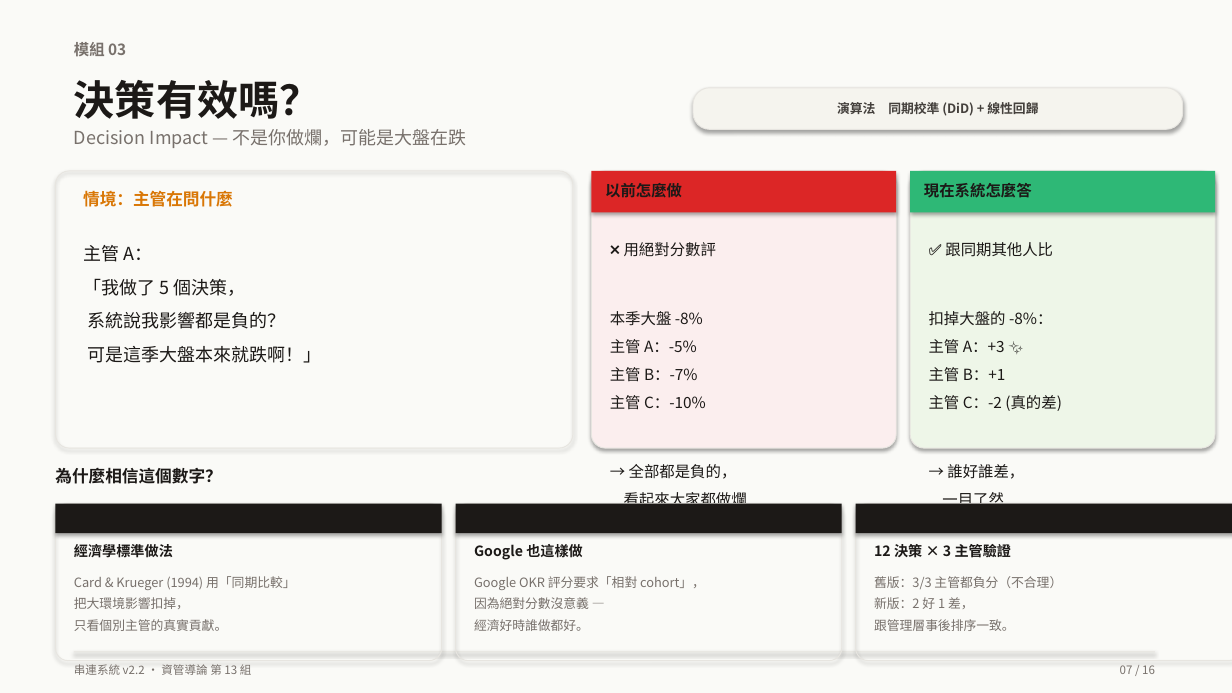
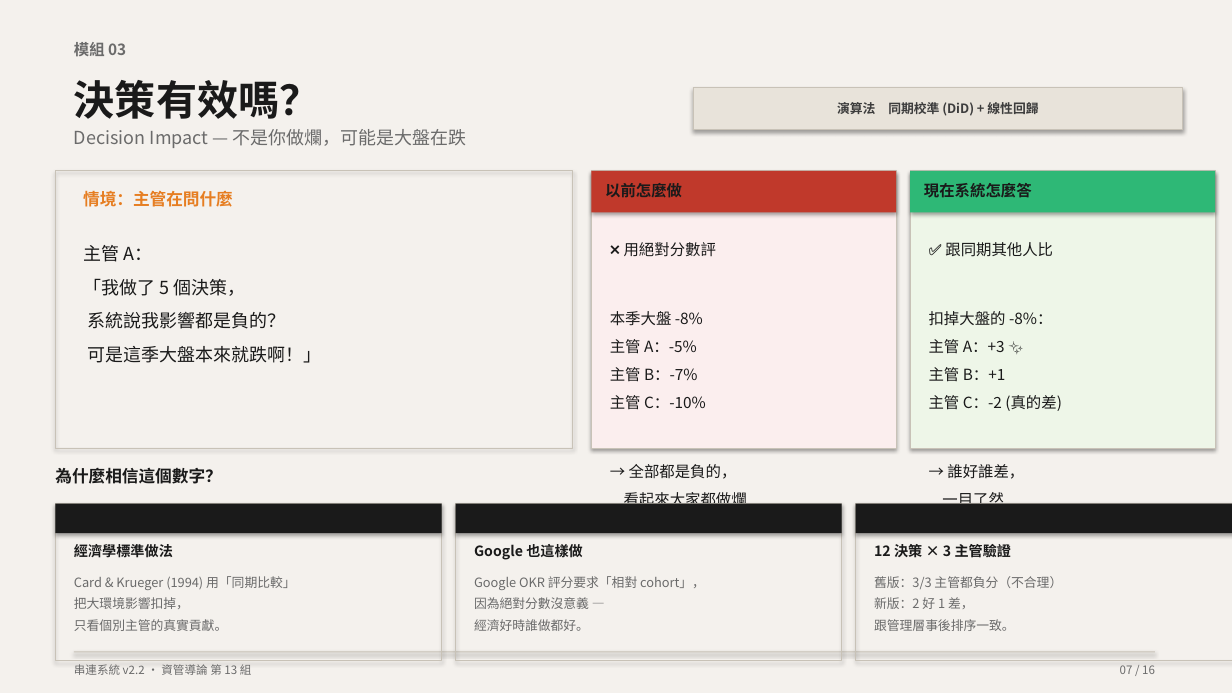
Before and after one commit to Peter2594/chuanlien-system-v2, a slide deck: slide 7 of docs/串連系統_簡報.pptx. Drawn at 1232x693 pixels with LibreOffice and Linux fonts; fonts in the diff are those of the drawing. Boxes give left, top, right and bottom in pixels: in the first picture for what was removed or moved away, otherwise in the second. Text is boxed around its words. In the diff, an @@ line names an element or a change of style, - is before the commit and + after.

```diff
--- a/docs/串連系統_簡報.pptx
+++ b/docs/串連系統_簡報.pptx
@@ rectangle at (0, 0, 1232, 693): fill #FAFAF7 to #F4F1ED @@
@@ rectangle "演算法 同期校準 (DiD) + 線性回歸" at (693, 88, 1183, 129): text colour #44403C to #3D3D3D; rounded rectangle to rectangle; fill #F5F4EE to #E8E3DA; outline #E7E5E0 0.75 pt to #C8C2B7 0.75 pt @@
@@ rectangle at (592, 171, 897, 213): fill #DC2626 to #C0392B @@
@@ text "情境：主管在問什麼" at (83, 190, 233, 207): text colour #D97706 to #E67E22 @@
@@ text colour #1C1917 to #1A1A1A in 4 elements at (74, 80, 320, 119), (605, 183, 682, 198), (610, 242, 747, 509), (929, 242, 1062, 509) @@
@@ rectangle at (456, 504, 842, 533): fill #1C1917 to #1A1A1A @@
@@ rounded rectangle to rectangle; outline #E7E5E0 0.75 pt to #C8C2B7 0.75 pt in 6 elements at (55, 171, 573, 448), (592, 171, 897, 448), (910, 171, 1215, 448), (55, 504, 442, 661), (456, 504, 842, 661), (856, 504, 1232, 661) @@
@@ rectangle at (74, 652, 1155, 653): fill #E7E5E0 to #C8C2B7 @@
@@ text colour #78716C to #6B6B6B in 6 elements at (74, 129, 467, 148), (74, 576, 296, 631), (474, 576, 705, 631), (874, 576, 1062, 631), (74, 664, 252, 675), (1120, 665, 1155, 674) @@
```
Also in this commit, not shown: 15 other slides changed, 1 other file.
